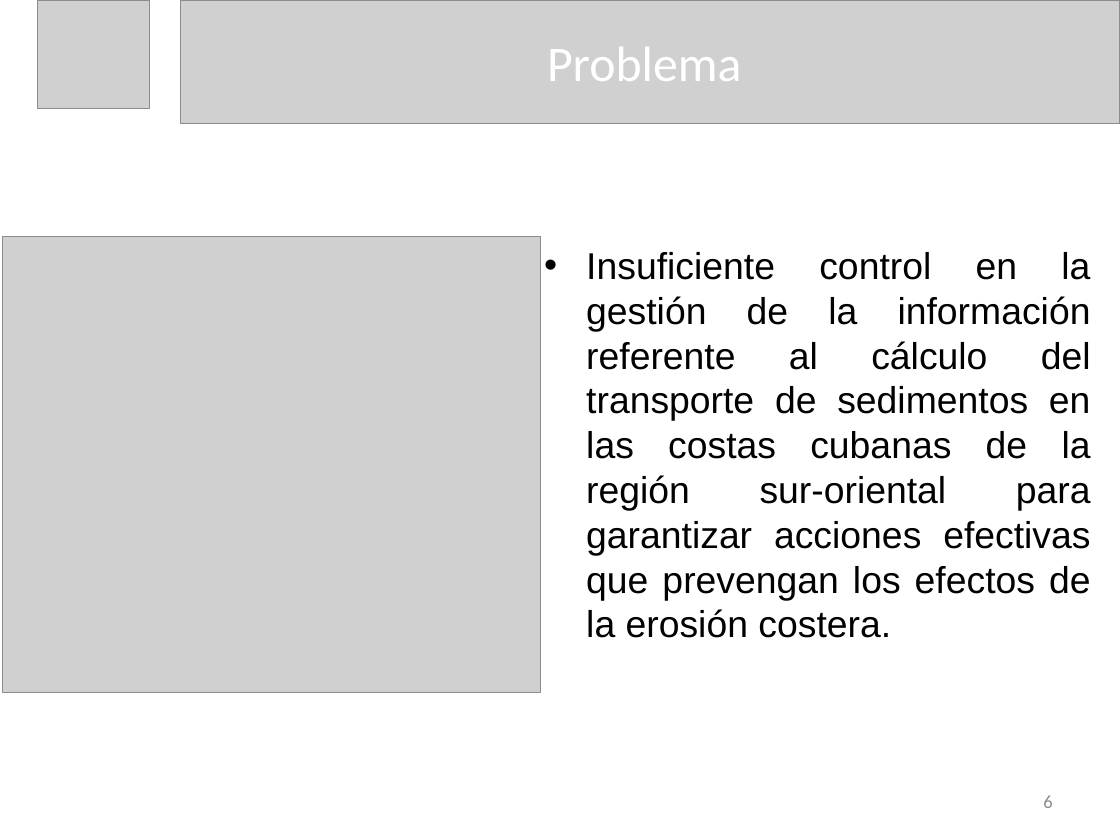
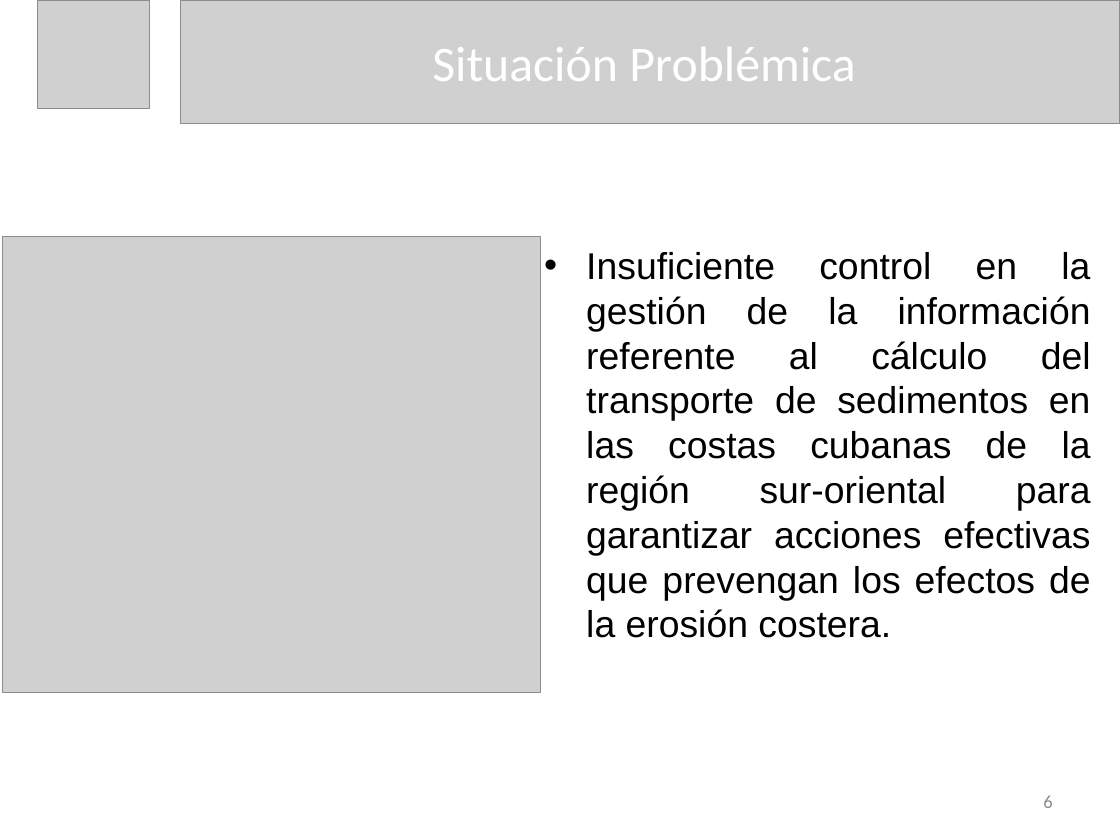
Before and after one commit to dariel-cabrera/MoreCoasts, a slide deck: slide 6 of DOC/Presentacion de Tesis Dariel Cabrera Lopez.pptx. Drawn at 1120x840 pixels with LibreOffice and Linux fonts; fonts in the diff are those of the drawing; grey boxes stand for pictures. Boxes give left, top, right and bottom in pixels: in the first picture for what was removed or moved away, otherwise in the second. Text is boxed around its words. In the diff, an @@ line names an element or a change of style, - is before the commit and + after.

```diff
--- a/DOC/Presentacion de Tesis Dariel Cabrera Lopez.pptx
+++ b/DOC/Presentacion de Tesis Dariel Cabrera Lopez.pptx
@@ title at <box>432,47,855,81</box>: text changed @@
-Problema
+Situación Problémica
```
Also in this commit, not shown: 3 other slides changed, 10 slides added, 4 other files.
